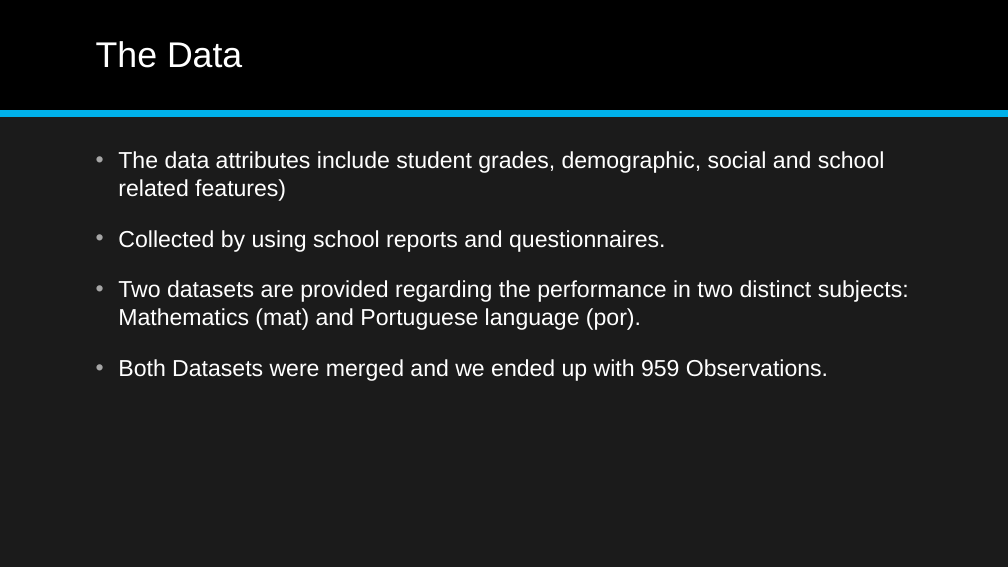
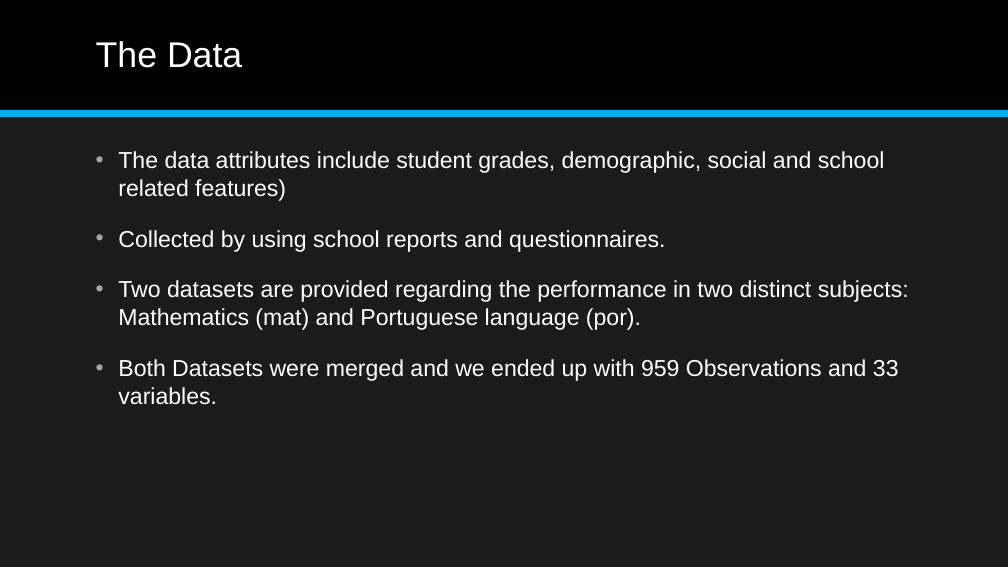
Before and after one commit to aajunwa/capstone, a slide deck: slide 3 of Student Alcohol Consumption Data Science Project.pptx. Drawn at 1008x567 pixels with LibreOffice and Linux fonts; fonts in the diff are those of the drawing. Boxes give left, top, right and bottom in pixels: in the first picture for what was removed or moved away, otherwise in the second. Text is boxed around its words. In the diff, an @@ line names an element or a change of style, - is before the commit and + after.

```diff
--- a/Student Alcohol Consumption Data Science Project.pptx
+++ b/Student Alcohol Consumption Data Science Project.pptx
@@ text at (118, 359, 899, 405): text changed @@
-• Both Datasets were merged and we ended up with 959 Observations.
+• Both Datasets were merged and we ended up with 959 Observations and 33 variables.
```
Also in this commit, not shown: 4 other slides changed, 1 other file.
